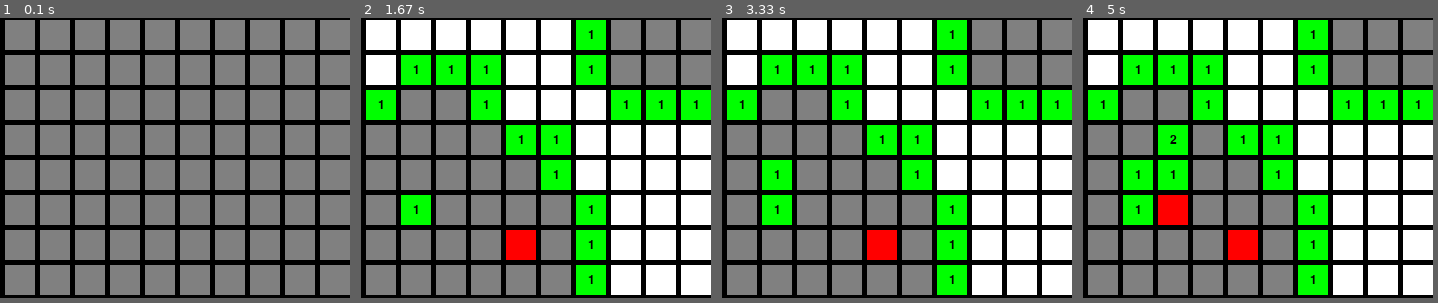
Above: before the commit, frames 1-4 (left to right).
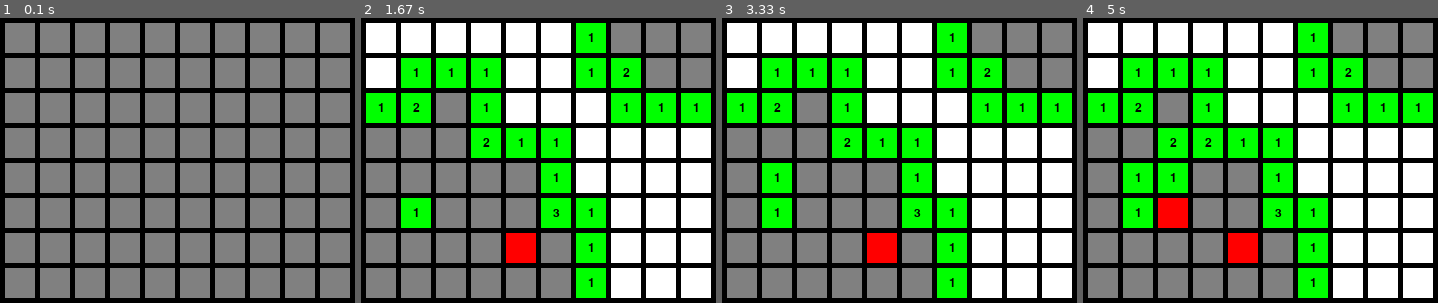
Above: after the commit, the same moments.

Repository: tferretti02/minesweeper
Game: pygame game, started from src/pygame_script.py
The game is run twice, just before and just after one commit, with the same random seed, the same clock (stepped at 60 frames per second) and the same inputs.
Inputs (mouse positions are in pixels of both pictures, inside the frame that each line leads up to):
- Up to frame 1 (0.1 s): no input
- Up to frame 2 (1.67 s): click (652, 151) at 0.38 s; click (428, 226) at 0.72 s; right-click (520, 234) at 1.55 s
- Up to frame 3 (3.33 s): click (782, 189) at 3.22 s
- Up to frame 4 (5 s): right-click (1175, 208) at 4.05 s; click (1161, 191) at 4.42 s; click (1182, 137) at 4.95 s
In our replay, the window is 350x280 before the commit and 355x285 after it. These sizes can differ from the game's own. Grey fills any space a smaller window leaves; there, only what the larger window draws over its background counts as a difference.

The runs differ from the first frame. In frame 1, 14% of the frame differs, in the area x 1-99%, y 0-99%; in frame 2, 18%; in frame 3, 18%; in frame 4, 18%.

Commit message:
update reveal, and can't click if flagged

Diff:
--- a/src/pygame_script.py
+++ b/src/pygame_script.py
@@ -20,14 +20,14 @@
 grid_padding = 5
 
 # Set up the screen
-width = num_cols * (square_size + grid_padding)
-height = num_rows * (square_size + grid_padding)
+width = num_cols * (square_size + grid_padding) + grid_padding
+height = num_rows * (square_size + grid_padding) + grid_padding
 screen = pygame.display.set_mode((width, height))
 pygame.display.set_caption("Color-changing Grid")
 
 # Calculate the size of the grid surface
-grid_width = num_cols * (square_size + grid_padding) + grid_padding
-grid_height = num_rows * (square_size + grid_padding) + grid_padding
+grid_width = width
+grid_height = height
 
 # Create the matrix
 matrix = [[0 for j in range(num_cols)] for i in range(num_rows)]
@@ -102,10 +102,11 @@
         pygame.draw.rect(grid_surface, WHITE, pygame.Rect(
             x, y, square_size, square_size))
         # Reveal neighboring squares
-        for (x, y) in [(i-1, j), (i+1, j), (i, j-1), (i, j+1)]:
-            if (0 <= x < num_rows) and (0 <= y < num_cols) and not revealed[x][y]:
-                # Recursively reveal neighboring squares
-                reveal_square(x, y)
+        for x in range(max(0, i - 1), min(num_rows, i + 2)):
+            for y in range(max(0, j - 1), min(num_cols, j + 2)):
+                if not revealed[x][y]:
+                    # Recursively reveal neighboring squares
+                    reveal_square(x, y)
     else:
         # Draw a green square for a number
         pygame.draw.rect(grid_surface, GREEN, pygame.Rect(
@@ -150,12 +151,14 @@
                         # Flag the square
                         flagged[i][j] = True
                 else:
-                    # Reveal the square and its neighbors
-                    reveal_square(i, j)
-
+                    # Check if the square is flagged
+                    if not flagged[i][j]:
+                        # Reveal the square and its neighbors
+                        reveal_square(i, j)
     # Blit the grid surface to the screen
-    screen.blit(grid_surface, (0, (height - grid_height) // 2))
-
+    screen.fill(BLACK)
+    screen.blit(grid_surface, ((width - grid_width) //
+                2, (height - grid_height) // 2))
     # Update the display
     pygame.display.update()
 
